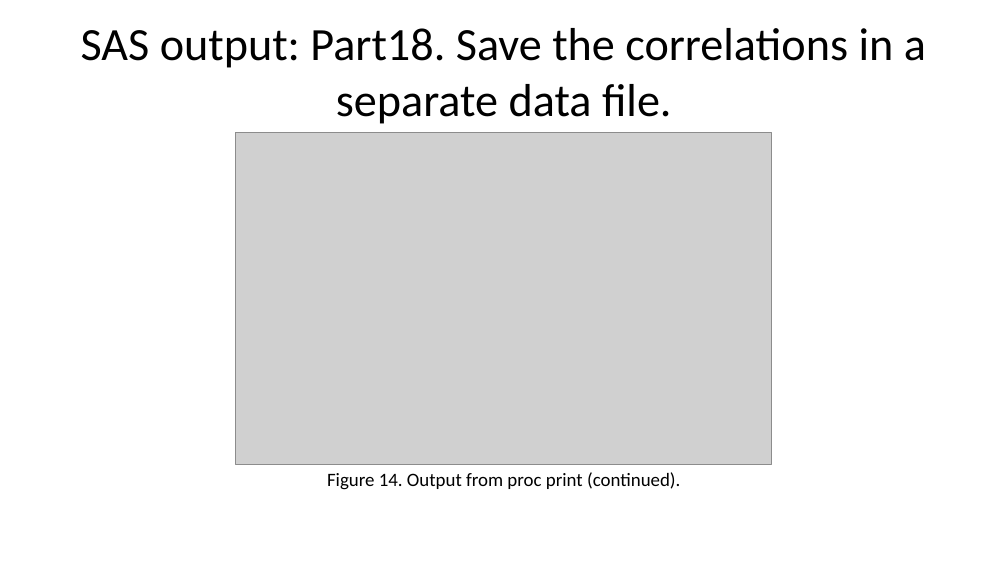
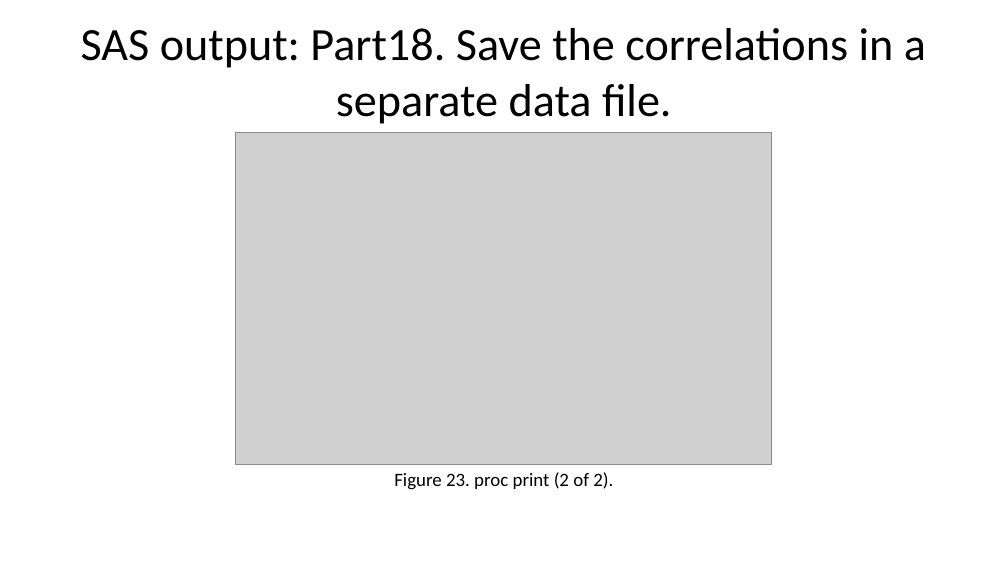
Before and after one commit to pmean/introduction-to-SAS, a slide deck: slide 71 of results/5507-02-simon-slides-and-speaker-notes.pptx (slide 64 before the commit). Drawn at 1008x567 pixels with LibreOffice and Linux fonts; fonts in the diff are those of the drawing; grey boxes stand for pictures. Boxes give left, top, right and bottom in pixels: in the first picture for what was removed or moved away, otherwise in the second. Text is boxed around its words. In the diff, an @@ line names an element or a change of style, - is before the commit and + after.

```diff
--- a/results/5507-02-simon-slides-and-speaker-notes.pptx
+++ b/results/5507-02-simon-slides-and-speaker-notes.pptx
@@ text at (394,472,613,490): text changed @@
-Figure 14. Output from proc print (continued).
+Figure 23. proc print (2 of 2).
```
Also in this commit, not shown: 22 other slides changed, 13 slides added, 7 slides removed, 39 other files.
